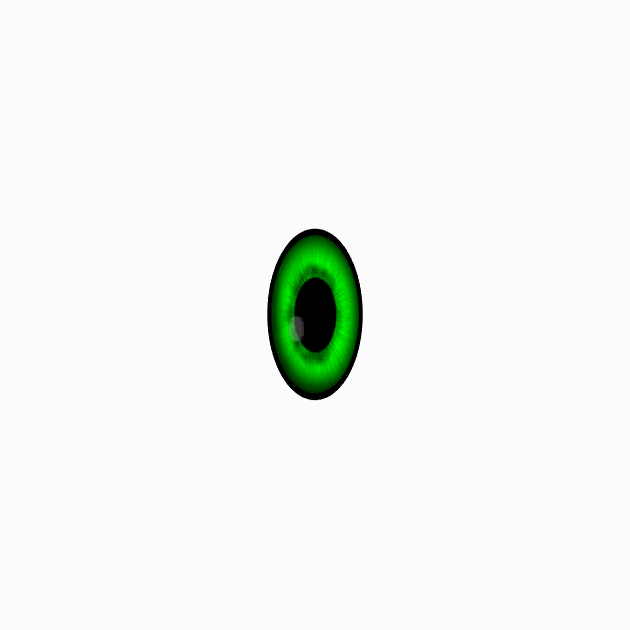
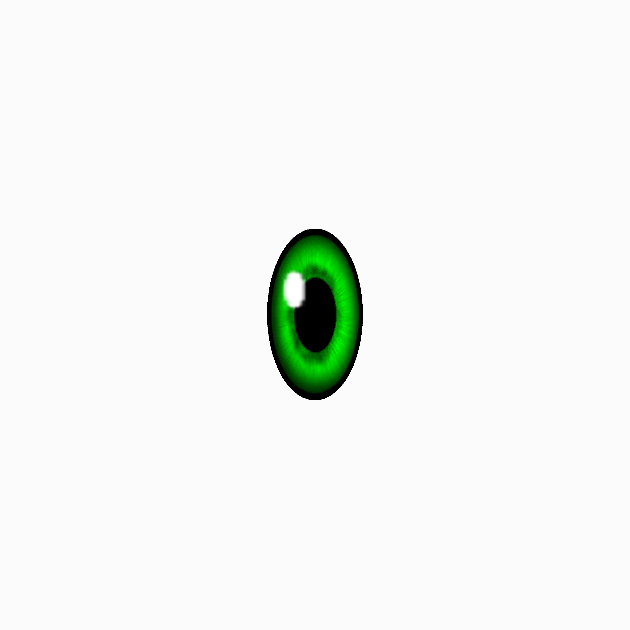
Comparing the layer stacks of the two 630 x 630 images. Changes:
added layer "CatchLight" above "Pasted Layer copy" over [281, 268, 307, 311]
renamed "\ copy" to "Pasted Layer copy", opacity 23% → 100%, painted on it over [269, 234, 360, 395]
painted on "Pasted Layer" over [267, 228, 363, 401]
